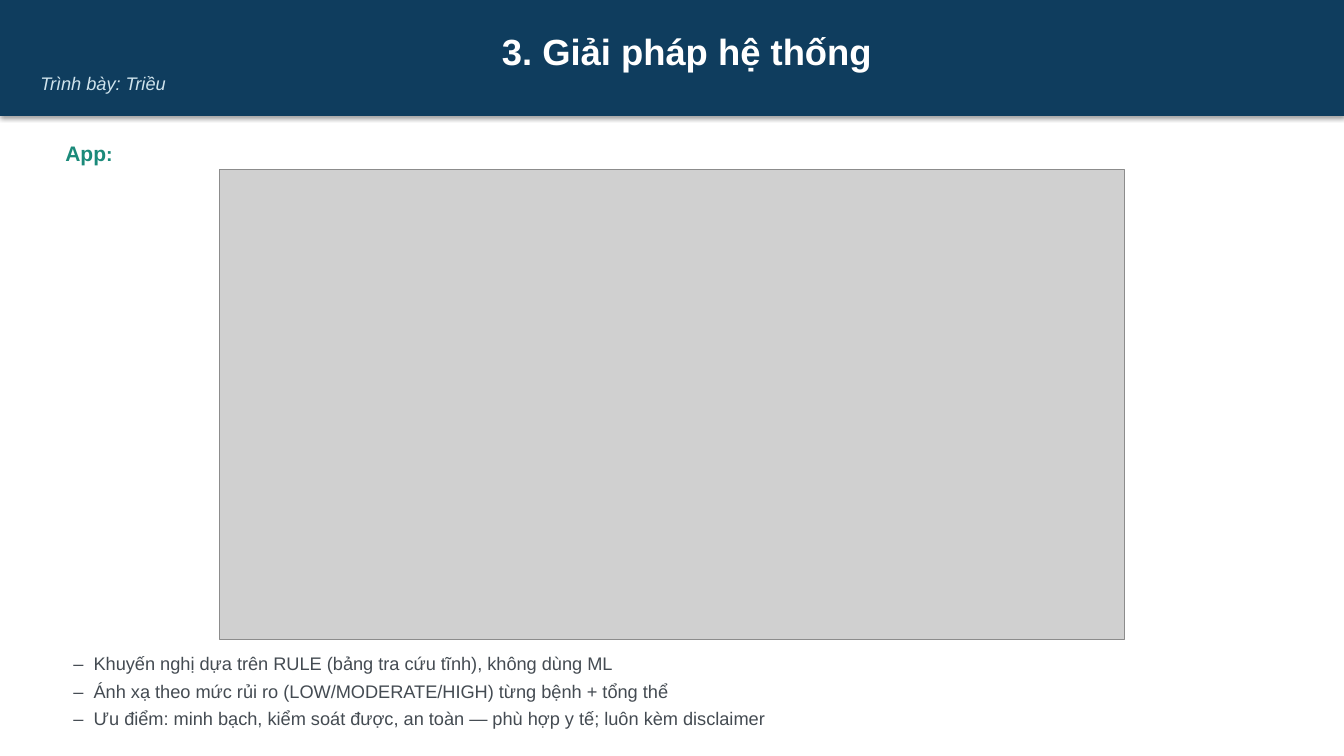
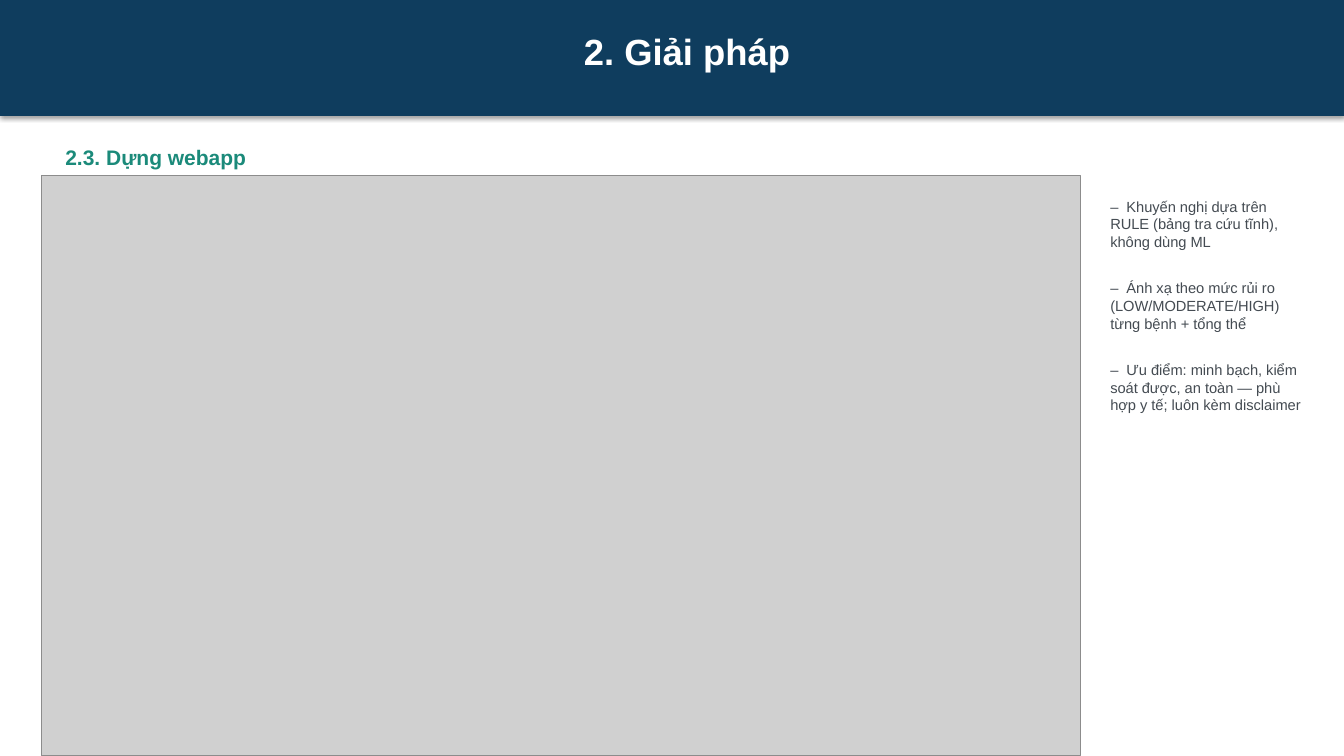
Before and after one commit to DongTrieu0310/AI_HealthCareAssitant, a slide deck: slide 11 of docs/Slide.pptx (slide 6 before the commit). Drawn at 1344x756 pixels with LibreOffice and Linux fonts; fonts in the diff are those of the drawing; grey boxes stand for pictures. Boxes give left, top, right and bottom in pixels: in the first picture for what was removed or moved away, otherwise in the second. Text is boxed around its words. In the diff, an @@ line names an element or a change of style, - is before the commit and + after.

```diff
--- a/docs/Slide.pptx
+++ b/docs/Slide.pptx
@@ text in rectangle at [584,37,790,72]: text changed @@
-3. Giải pháp hệ thống
-Trình bày: Triều
+2. Giải pháp
@@ text removed at [65,146,106,166] @@
-App:
@@ text added at [65,149,246,170], 15 pt, text #1B8A7A, bold @@
+2.3. Dựng webapp
@@ picture: place and size @@
-picture at [220,169,1124,639]
+picture at [41,175,1081,756]
@@ text "– Khuyến nghị dựa trên ...": place and size @@
-text "– Khuyến nghị dựa trên ..." at [94,656,765,729]
+text "– Khuyến nghị dựa trên ..." at [1110,200,1301,413]
@@ text "– Khuyến nghị dựa trên ..." at [1110,200,1301,413]: size 13 to 10.5 pt @@
```
Also in this commit, not shown: 5 other slides changed, 6 slides added, 3 slides removed, 3 other files.
